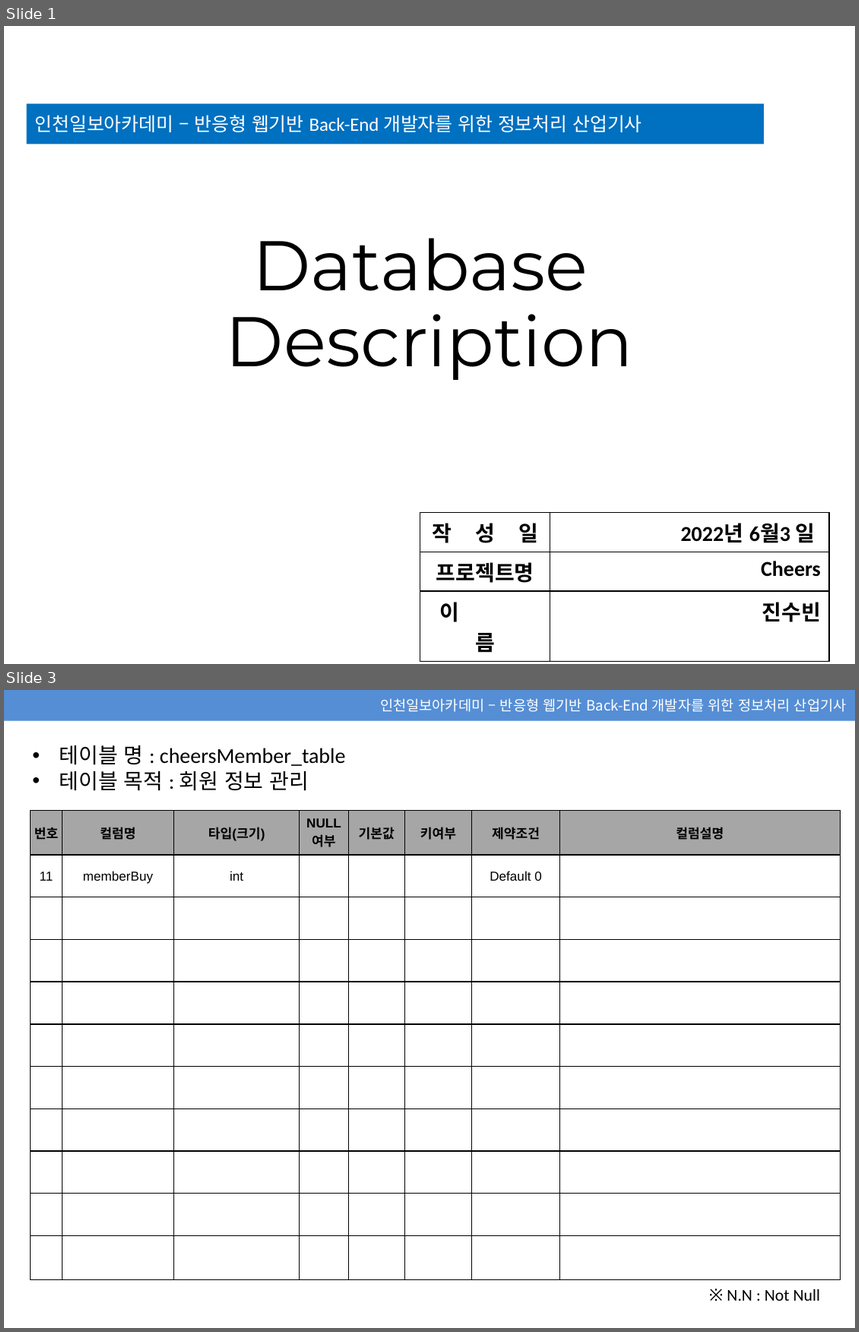
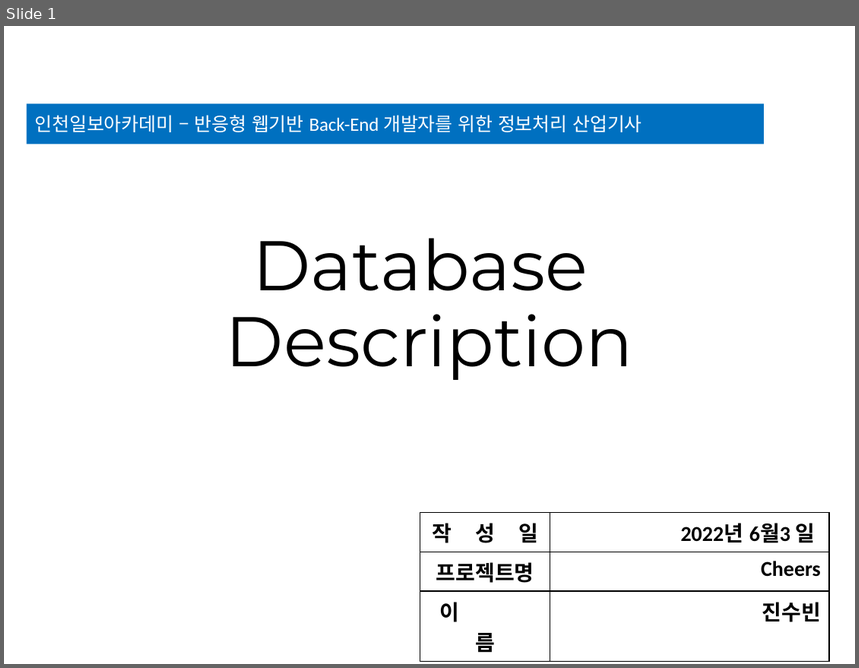
Before and after one commit to jsb0095/CheersMall, a slide deck: 02_DB 진수빈 수정본.pptx. Shown one above the other, each under a label of ours: slides 1 and 3 before the commit, slide 1 after it; the slides between them are not shown. The pictures are 859x1332 and 859x668 pixels, drawn with LibreOffice and Linux fonts; fonts in the diff are those of the drawing. Boxes give left, top, right and bottom in pixels: in the first picture for what was removed or moved away, otherwise in the second. Text is boxed around its words. In the diff, an @@ line names an element or a change of style, - is before the commit and + after.

```diff
--- a/02_DB 진수빈 수정본.pptx
+++ b/02_DB 진수빈 수정본.pptx
@@ slide 3 removed at box(4, 690, 855, 1328), background #FFFFFF @@
@@ rectangle removed at box(4, 690, 855, 720) @@
-인천일보아카데미 – 반응형 웹기반 Back-End 개발자를 위한 정보처리 산업기사
@@ text removed at box(59, 745, 346, 791) @@
-• 테이블 명 : cheersMember_table
-• 테이블 목적 : 회원 정보 관리
@@ table removed at box(31, 811, 841, 1281), 11 rows, 8 columns @@
-번호 | 컬럼명 | 타입(크기) | NULL 여부 | 기본값 | 키여부 | 제약조건 | 컬럼설명
-11 | memberBuy | int |  |  |  | Default 0 | 
- |  |  |  |  |  |  | 
- |  |  |  |  |  |  | 
- |  |  |  |  |  |  | 
- |  |  |  |  |  |  | 
- |  |  |  |  |  |  | 
- |  |  |  |  |  |  | 
- |  |  |  |  |  |  | 
- |  |  |  |  |  |  | 
- |  |  |  |  |  |  | 
@@ text removed at box(727, 1290, 821, 1301) @@
-※ N.N : Not Null
```
Also in this commit, not shown: 7 slides changed, 12 other files.
